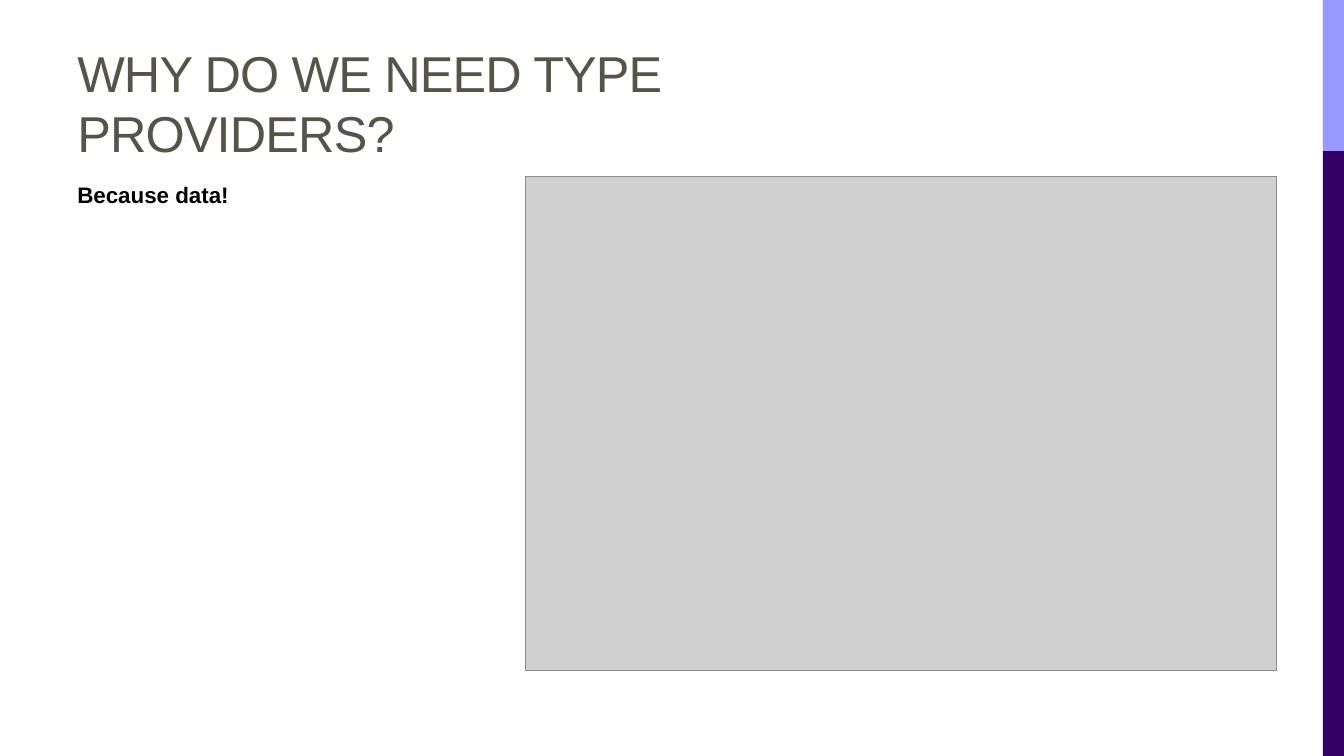
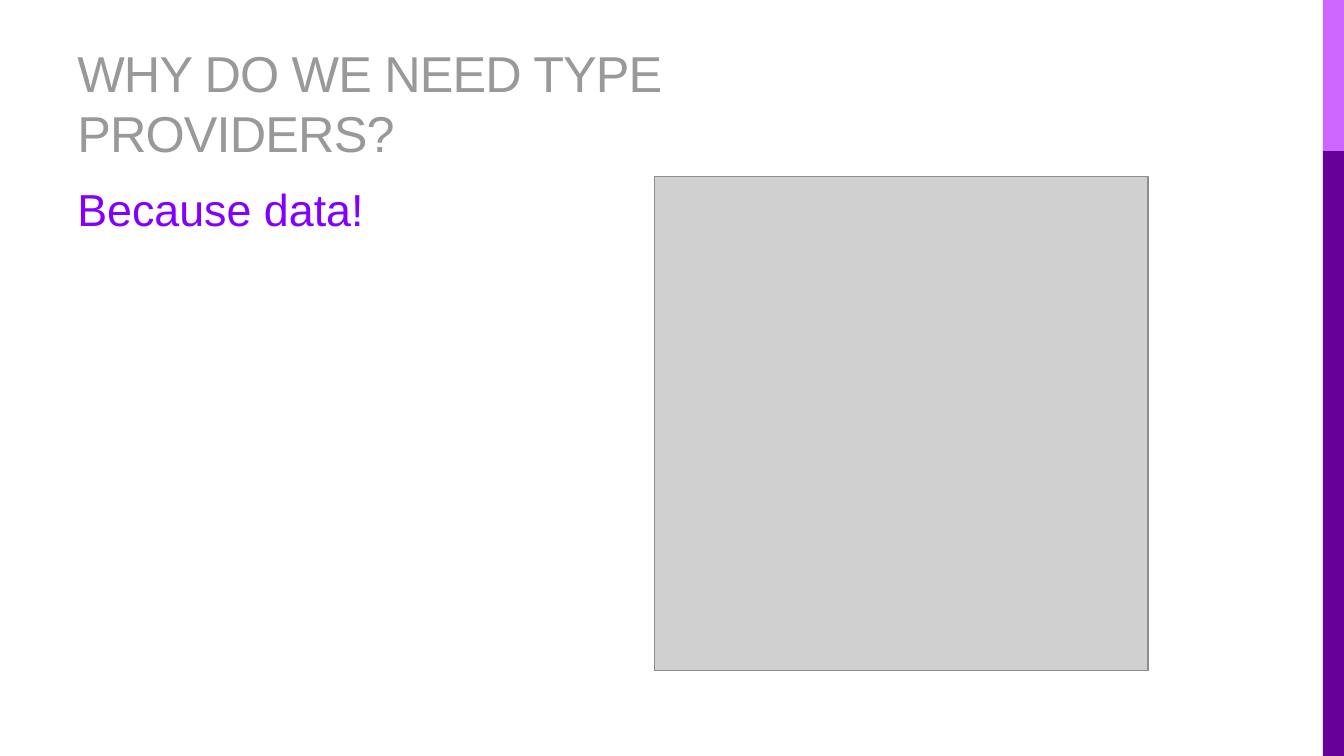
Before and after one commit to rachelblasucci/Current-Talks, a slide deck: slide 6 of Type Providers/Type Providers.pptx (slide 4 before the commit). Drawn at 1344x756 pixels with LibreOffice and Linux fonts; fonts in the diff are those of the drawing; grey boxes stand for pictures. Boxes give left, top, right and bottom in pixels: in the first picture for what was removed or moved away, otherwise in the second. Text is boxed around its words. In the diff, an @@ line names an element or a change of style, - is before the commit and + after.

```diff
--- a/Type Providers/Type Providers.pptx
+++ b/Type Providers/Type Providers.pptx
@@ title "WHY DO WE NEED TYPE ..." at (x1=77, y1=57, x2=662, y2=153): text colour #565349 to #999999 @@
@@ rectangle at (x1=1323, y1=0, x2=1344, y2=151): fill #9999FF to #CC66FF @@
@@ text "Because data!" at (x1=77, y1=193, x2=364, y2=227): size 16 to 32 pt, text colour #000000 to #8200FF, bold off; more space between paragraphs @@
@@ picture resized from (x1=525, y1=176, x2=1276, y2=670) to (x1=654, y1=176, x2=1148, y2=670) @@
@@ rectangle at (x1=1323, y1=151, x2=1344, y2=756): fill #330066 to #660099 @@
```
Also in this commit, not shown: 12 other slides changed, 2 slides added, 21 other files.
